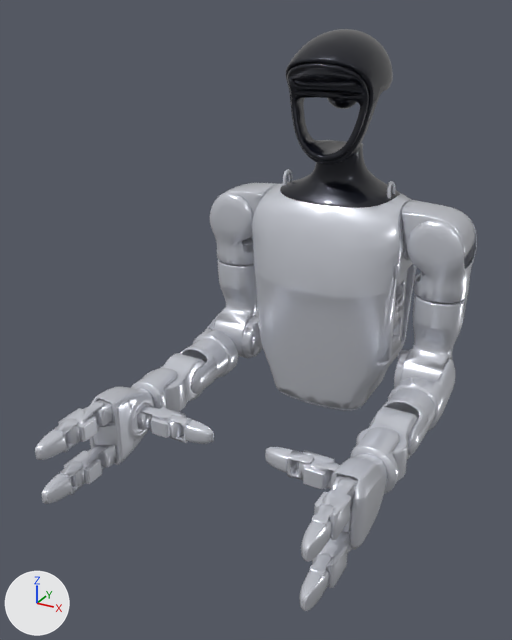
Two versions of the glTF model public/models/robot/robot-desktop.glb, one commit apart.
Before and after are seen from a 50 mm camera at (0.349, -0.682, 0.27) aimed at (-0.009, -0.032, -0.055). Lighting does not change. The marker at lower left points along +X, +Y and +Z. The first picture is the older version. Where no turn or scale is listed for an object, it has been applied to the vertices. Vertices at exactly the same position are counted once.

Objects in the first picture: 'mesh_head_link', 'mesh_left_elbow_link', 'mesh_left_hand_palm_link', 'mesh_left_shoulder_pitch_link', 'mesh_left_shoulder_roll_link', 'mesh_left_shoulder_yaw_link', 'mesh_left_wrist_pitch_link', 'mesh_left_wrist_yaw_link', 'mesh_right_hand_palm_link', 'mesh_right_shoulder_roll_link', 'mesh_right_shoulder_yaw_link', 'mesh_torso_link' and 19 more.
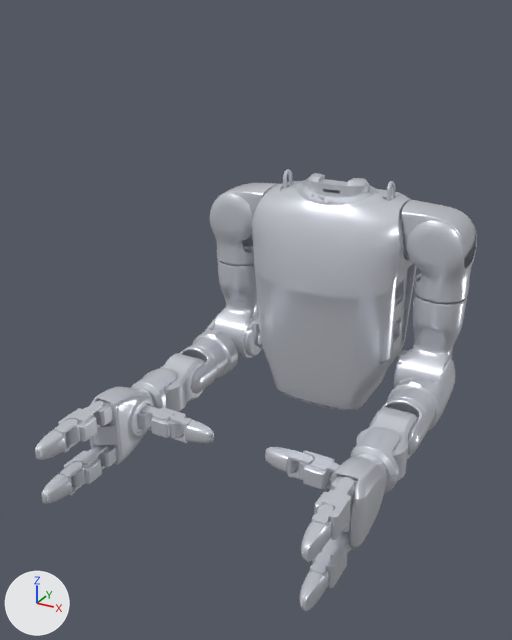
Pixel boxes [x1, y1, x2, y2] of what changed, in the pictures (512 x 640 px; the box of a moved part takes in the faces that stretch with it):
'mesh_head_link', deleted (black): before [280, 29, 400, 208]
part 1 of me_mesh_4, reshaped: [394, 293, 466, 387] in both
part 2 of me_mesh_0, cut back: before [254, 170, 416, 410]; after [252, 169, 417, 411]
part 3 of me_mesh_19, moved or reshaped: [213, 260, 263, 358] in both

Patch to the scene script:
```diff
--- a/public/models/robot/robot-desktop.glb.py
+++ b/public/models/robot/robot-desktop.glb.py
@@ me_mesh_0 @@
 # used by ob_mesh_torso_link; location = (0.0, 0.169, -0.088)
-me_mesh_0.from_pydata(...)  # 8941 vertices, 17969 faces; spans x -0.108..0.108, y -0.075..0.075, z -0.16..0.16
+me_mesh_0.from_pydata(...)  # 14076 vertices, 28239 faces; spans x -0.108..0.108, y -0.075..0.075, z -0.16..0.16
+# me_mesh_0 part 2: 275 vertices moved within x -0.087..0.097, y -0.048..0.056, z -0.148..0.16; 604 vertices removed from x -0.108..0.103, y -0.069..0.074, z -0.155..0.159; 5739 vertices added at x -0.108..0.103, y -0.075..0.075, z -0.158..0.16
 me_mesh_0.materials.append(mat_ceramic_alloy)
@@ me_mesh_4 @@
 # used by ob_mesh_left_shoulder_yaw_link; location = (0.143, 0.165, -0.138)
-me_mesh_4.from_pydata(...)  # 856 vertices, 1736 faces; spans x -0.0373..0.0373, y -0.0405..0.0405, z -0.0726..0.0726
+me_mesh_4.from_pydata(...)  # 2680 vertices, 5446 faces; spans x -0.0373..0.0373, y -0.0406..0.0406, z -0.0726..0.0726
+# me_mesh_4 part 1: 148 vertices moved from x -0.0372..0.0361, y -0.0405..0.0391, z -0.0713..0.0726 to x -0.0372..0.0359, y -0.0405..0.0391, z -0.0713..0.0726; 441 vertices removed from x -0.0373..0.0373, y -0.0404..0.0405, z -0.0726..0.0726; 2265 vertices added at x -0.0373..0.0373, y -0.0406..0.0406, z -0.0726..0.0726
 me_mesh_4.materials.append(mat_ceramic_alloy)
@@ me_mesh_19 @@
 # used by ob_mesh_right_shoulder_yaw_link; location = (-0.143, 0.165, -0.138)
-me_mesh_19.from_pydata(...)  # 859 vertices, 1741 faces; spans x -0.0373..0.0373, y -0.0405..0.0405, z -0.0726..0.0726
+me_mesh_19.from_pydata(...)  # 1417 vertices, 2858 faces; spans x -0.0373..0.0373, y -0.0406..0.0406, z -0.0726..0.0726
+# me_mesh_19 part 3: 187 vertices moved from x -0.037..0.0373, y -0.0369..0.04, z -0.0722..0.0726 to x -0.0347..0.0373, y -0.0376..0.0401, z -0.0722..0.0726; 386 vertices removed from x -0.0373..0.0373, y -0.0398..0.0405, z -0.0726..0.0726; 944 vertices added at x -0.0373..0.0373, y -0.0406..0.0406, z -0.0726..0.0726
 me_mesh_19.materials.append(mat_ceramic_alloy)
@@ ob_mesh_head_link @@
-ob_mesh_head_link = bpy.data.objects.new('mesh_head_link', me_mesh_1)
-ob_mesh_head_link.location = (0.0, 0.169, 0.145)
```
